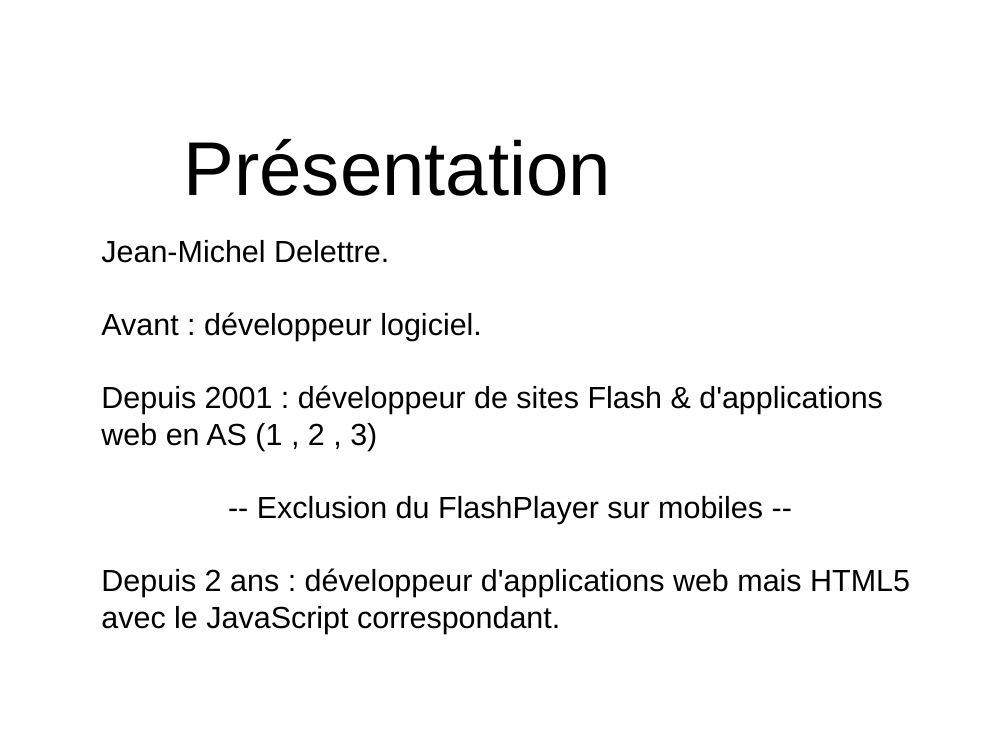
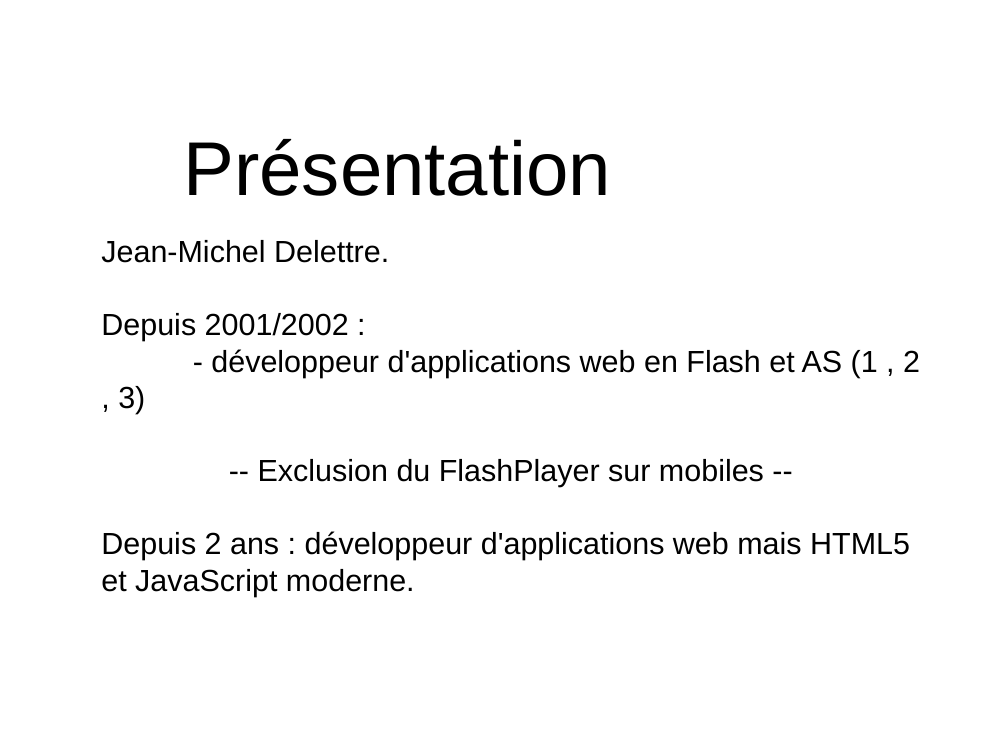
Before and after one commit to flashline/Haxetelier8, a slide deck: slide 2 of odp/haxetelier-8.odp. Drawn at 1008x756 pixels with LibreOffice and Linux fonts; fonts in the diff are those of the drawing. Boxes give left, top, right and bottom in pixels: in the first picture for what was removed or moved away, otherwise in the second. Text is boxed around its words. In the diff, an @@ line names an element or a change of style, - is before the commit and + after.

```diff
--- a/odp/haxetelier-8.odp
+++ b/odp/haxetelier-8.odp
@@ text at [101, 313, 920, 414]: text changed @@
-Avant : développeur logiciel.
-Depuis 2001 : développeur de sites Flash & d'applications
-web en AS (1 , 2 , 3)
+Depuis 2001/2002 :
+- développeur d'applications web en Flash et AS (1 , 2 , 3)
@@ text at [101, 569, 415, 597]: text changed @@
-avec le JavaScript correspondant.
+et JavaScript moderne.
```
Also in this commit, not shown: 4 other slides changed, 1 slide added, 1 slide removed, 11 other files.
